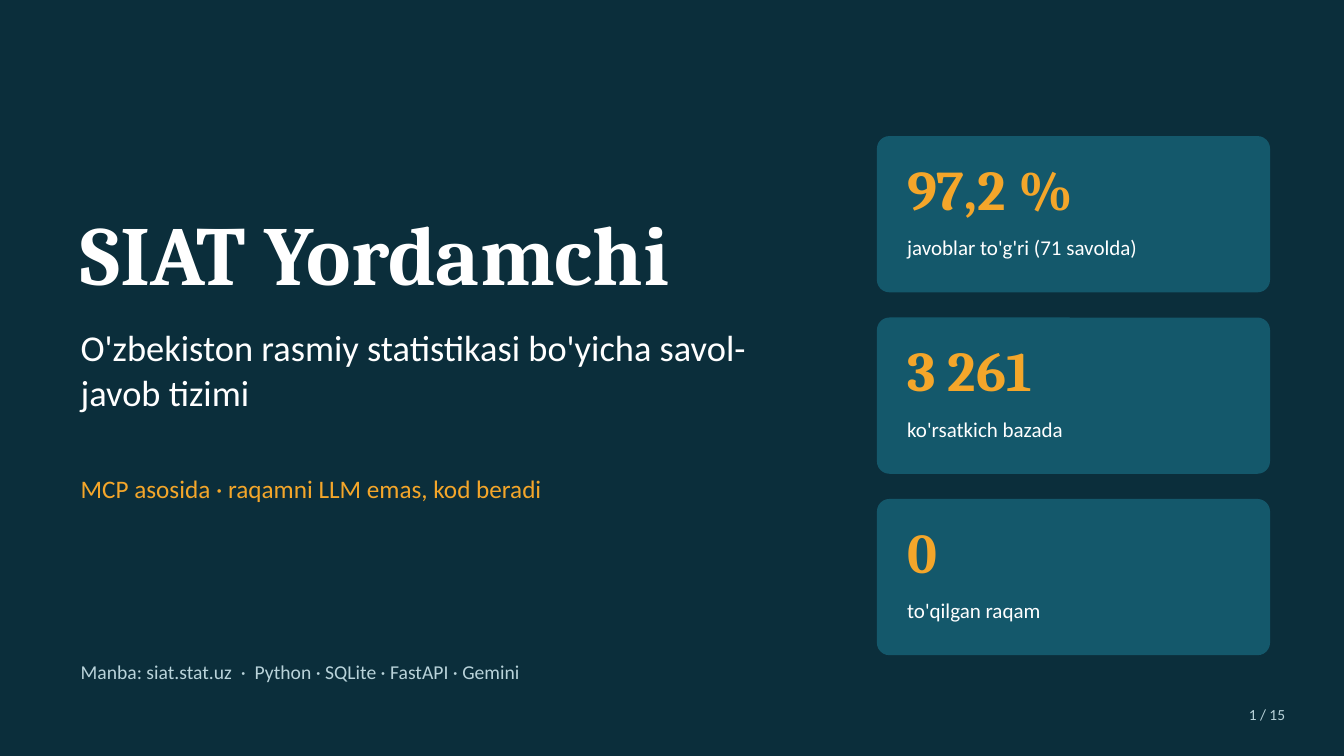
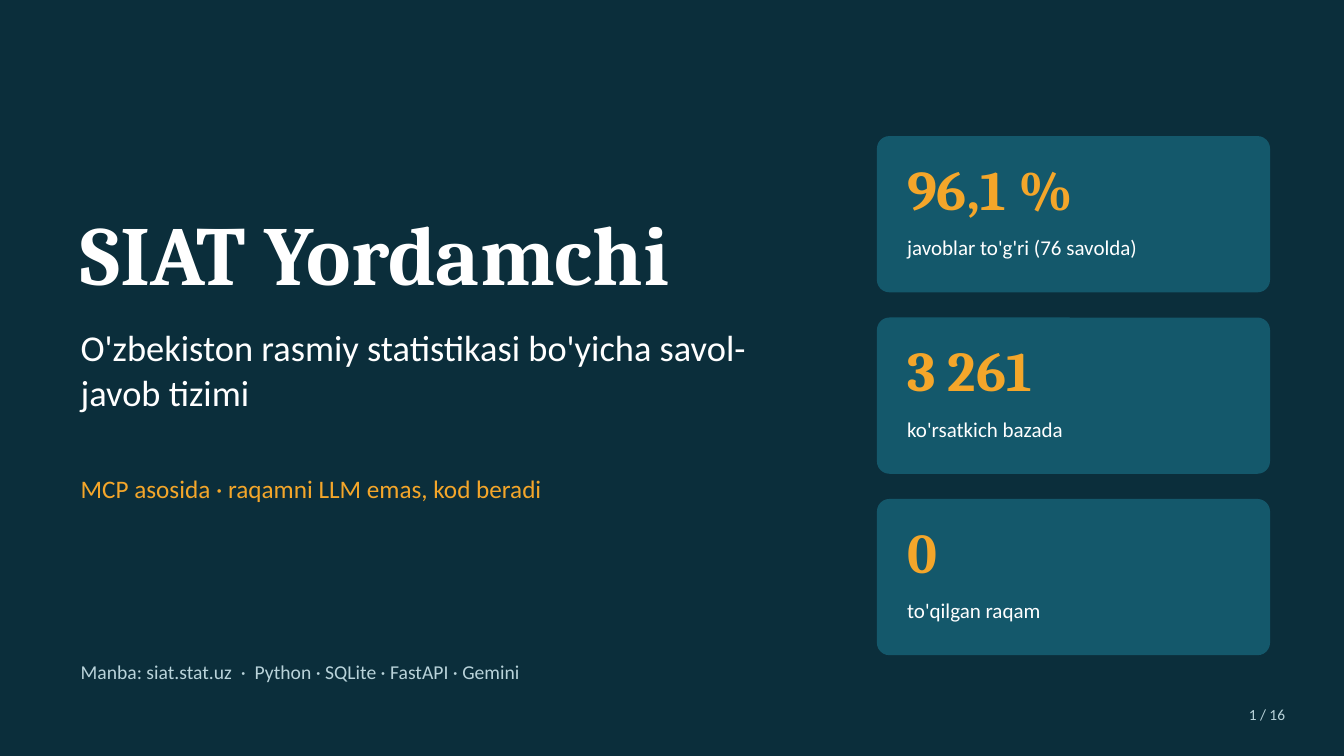
Before and after one commit to shaxzodr562-lab/MCP, a slide deck: slide 1 of SIAT_Yordamchi_taqdimot.pptx. Drawn at 1344x756 pixels with LibreOffice and Linux fonts; fonts in the diff are those of the drawing. Boxes give left, top, right and bottom in pixels: in the first picture for what was removed or moved away, otherwise in the second. Text is boxed around its words. In the diff, an @@ line names an element or a change of style, - is before the commit and + after.

```diff
--- a/SIAT_Yordamchi_taqdimot.pptx
+++ b/SIAT_Yordamchi_taqdimot.pptx
@@ text at bbox=[907, 172, 1006, 218]: text changed @@
-97,2 %
+96,1 %
@@ text at bbox=[907, 240, 1137, 259]: text changed @@
-javoblar to'g'ri (71 savolda)
+javoblar to'g'ri (76 savolda)
@@ text at bbox=[1249, 709, 1285, 720]: text changed @@
-1 / 15
+1 / 16
```
Also in this commit, not shown: 14 other slides changed, 1 slide added, 19 other files.
